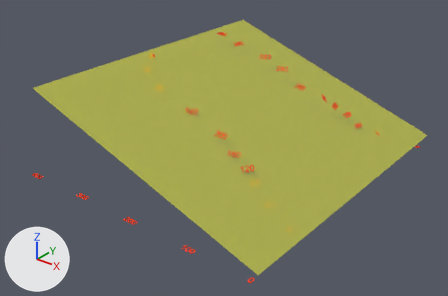
What one commit did to the glTF model superficies/RioRastro2.gltf.
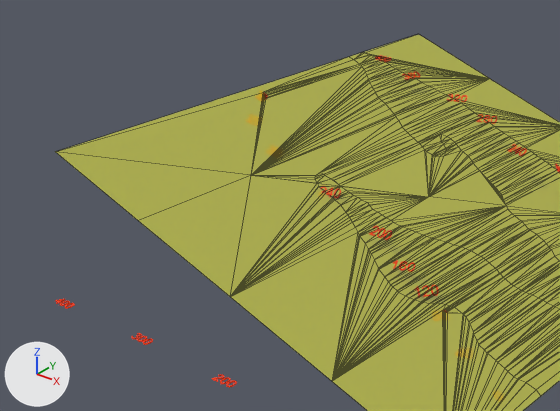
Each version appears first whole from a camera (50 mm lens) standing at (2288.0, -3186.0, 1767.0) and looking at (-101.0, -200.0, -84.0), and next in a close-up on the part from 0% to 72% of the width and 0% to 80% of the height. The axes (+X, +Y, +Z) are drawn at lower left. The lights are the same throughout. The close-ups show mesh edges as thin lines. Where no turn or scale is listed for an object, it has been applied to the vertices. Vertices at the same position are counted once.
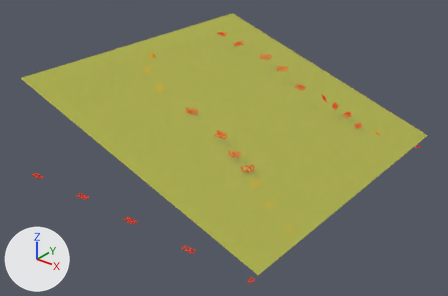
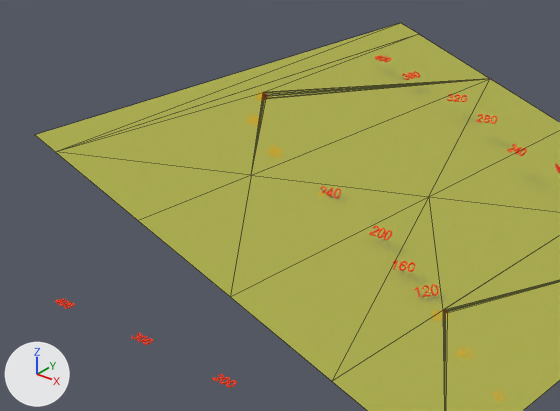
Changed parts and their boxes (x1, y1, x2, y2) in the close-ups (560 x 411 px):
'Mesh_2', reshaped
    before: (56, 34, 560, 411)
    after: (35, 23, 560, 411)
part 1 of me_mesh_2, added (yellow)
    after: (35, 23, 418, 152)

The change, as a diff of the scene's bpy script:
```diff
--- a/superficies/RioRastro2.gltf.py
+++ b/superficies/RioRastro2.gltf.py
@@ me_mesh_2 @@
 # used by ob_mesh_2; location = (0.0, 0.0, 0.0)
-me_mesh_2.from_pydata(...)  # 465 vertices, 874 faces; spans x -915.0..832.0, y -1090.0..1079.0, z -180.0..420.0
+me_mesh_2.from_pydata(...)  # 61 vertices, 70 faces; spans x -1029.0..832.0, y -1090.0..1081.0, z -180.0..459.0
+# me_mesh_2 part 1: 3 vertices added at x -1029.0..-915.0, y -1090.0..1081.0, z 420.0..459.0
 me_mesh_2.materials.append(mat_color_e05)
```
